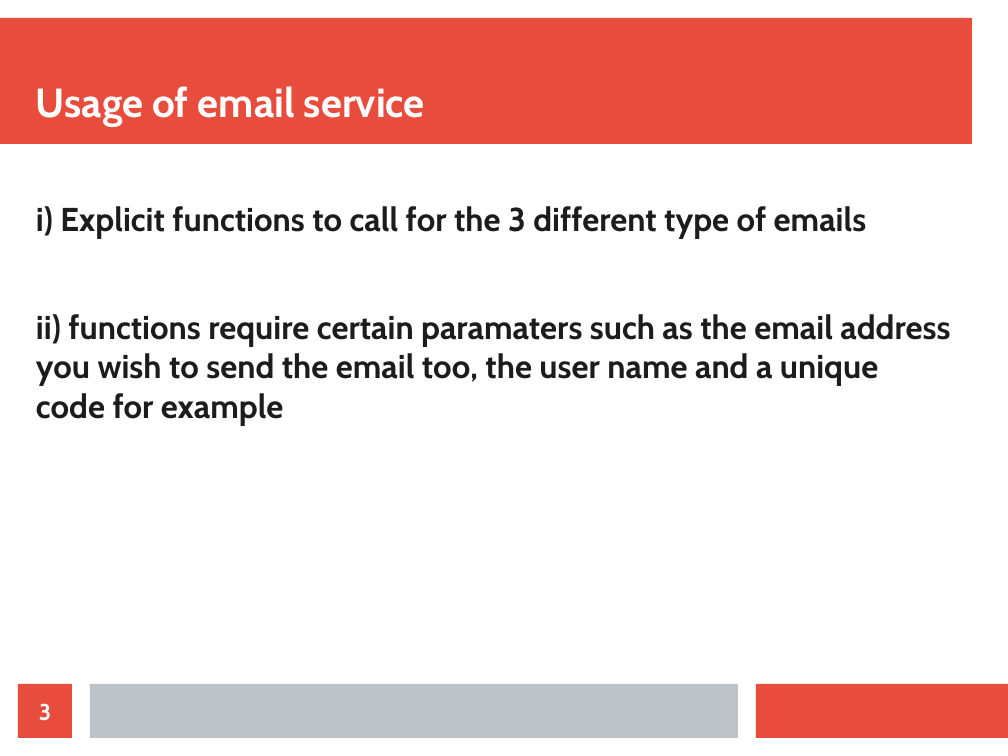
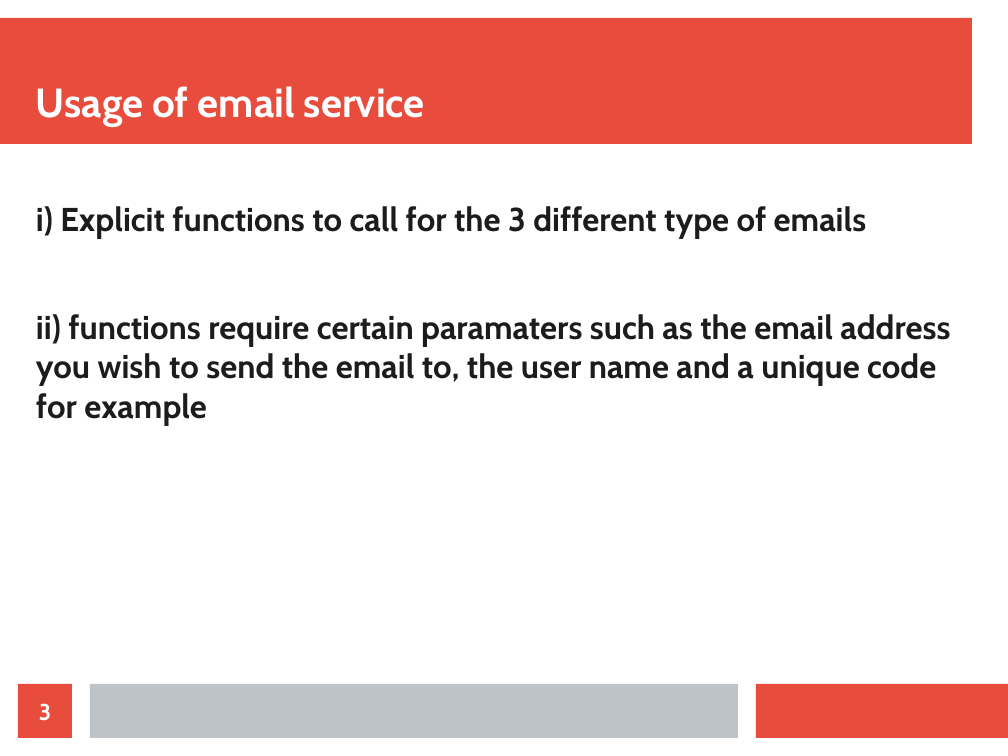
Before and after one commit to TNSelahle/Mouthpiece, a slide deck: slide 3 of Notifications/COS301_Omega_Notifications_Demo2.odp. Drawn at 1008x756 pixels with LibreOffice and Linux fonts; fonts in the diff are those of the drawing. Boxes give left, top, right and bottom in pixels: in the first picture for what was removed or moved away, otherwise in the second. Text is boxed around its words. In the diff, an @@ line names an element or a change of style, - is before the commit and + after.

```diff
--- a/Notifications/COS301_Omega_Notifications_Demo2.odp
+++ b/Notifications/COS301_Omega_Notifications_Demo2.odp
@@ text at bbox=[36, 314, 950, 426]: text changed @@
-ii) functions require certain paramaters such as the email address you wish to send the email too, the user name and a unique code for example
+ii) functions require certain paramaters such as the email address you wish to send the email to, the user name and a unique code for example
```
Also in this commit, not shown: 4 other slides changed, 2 slides added.
